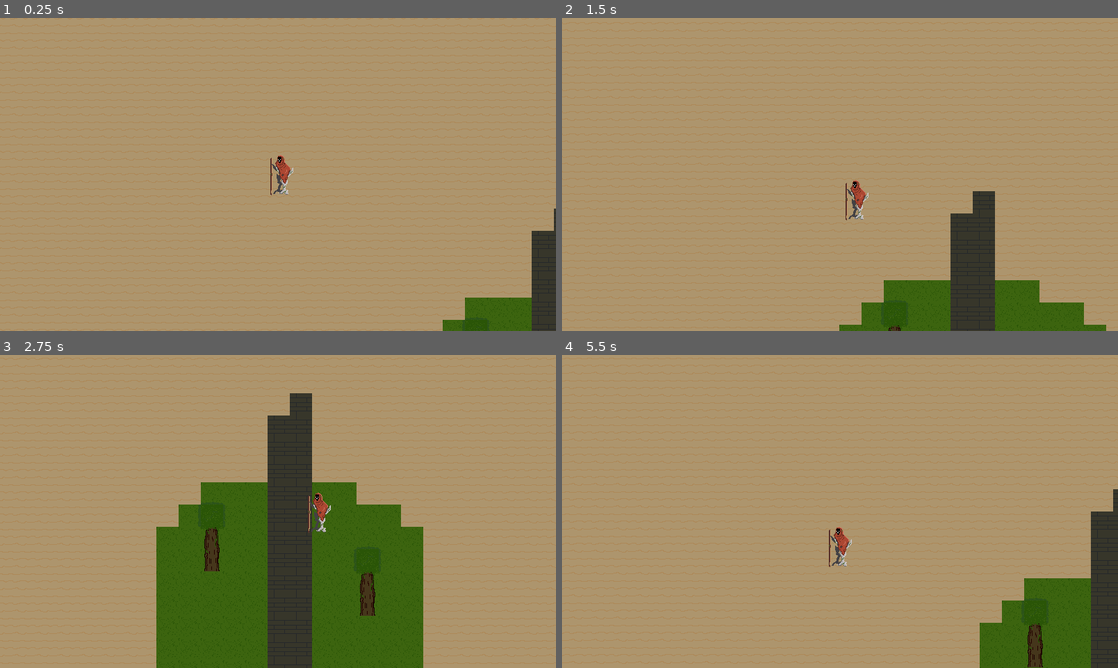
Above: before the commit, frames 1-4 (two rows, left to right).
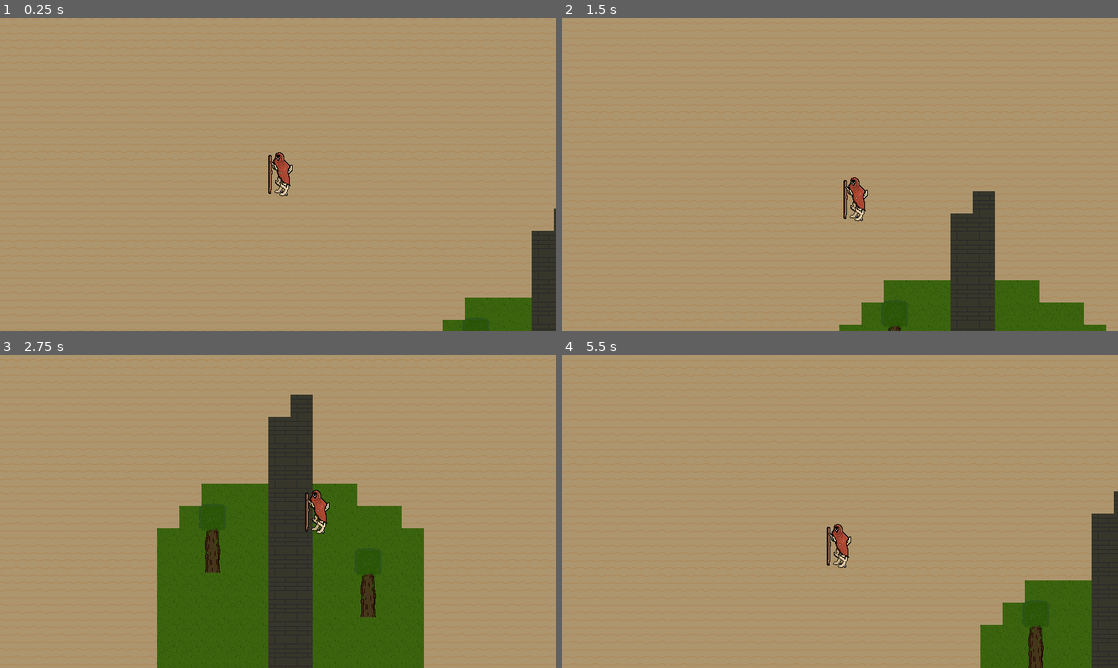
Above: after the commit, the same moments.

Repository: bean-jam/bean-jam-game-02
Game: Godot game, scene res://scenes/test_environment.tscn
The game is run twice, just before and just after one commit, with the same random seed, the same clock (stepped at 60 frames per second) and the same inputs. The project has no main scene, so this scene is started directly.
Inputs:
- Up to frame 1 (0.25 s): no input
- Up to frame 2 (1.5 s): tap Enter at 0.5 s; hold D (move_right) 0.53-1.28 s; hold S (move_down) from 1.28 s (still down)
- Up to frame 3 (2.75 s): release S (move_down) at 2.03 s; hold D (move_right) from 2.03 s (still down)
- Up to frame 4 (5.5 s): release D (move_right) at 2.78 s; hold W (move_up) 2.78-3.53 s; hold A (move_left) 3.53-5.03 s; hold S (move_down) from 5.03 s (still down)

The runs differ from the first frame. In frame 1, 0.3% of the frame differs, in the area x 48-53%, y 42-57%; in frame 2, 0.3%; in frame 3, 1.3%, in the area x 28-77%, y 12-100%; in frame 4, 0.8%.

Commit message:
Add idle player animation

Diff:
--- a/scenes/player.tscn
+++ b/scenes/player.tscn
@@ -1,17 +1,131 @@
-[gd_scene load_steps=4 format=3 uid="uid://tlcwbicp8jm0"]
+[gd_scene load_steps=20 format=3 uid="uid://tlcwbicp8jm0"]
 
 [ext_resource type="Script" uid="uid://cwrg0vuxfwwes" path="res://scripts/player.gd" id="1_g2els"]
-[ext_resource type="Texture2D" uid="uid://b0k2gbqh2h8dj" path="res://assets/BEANBOT.png" id="2_g2els"]
+[ext_resource type="Texture2D" uid="uid://buabiodeehaou" path="res://scenes/Sprite-0002-Sheet.png" id="2_g2els"]
+
+[sub_resource type="AtlasTexture" id="AtlasTexture_qhqgy"]
+atlas = ExtResource("2_g2els")
+region = Rect2(0, 0, 128, 128)
+
+[sub_resource type="AtlasTexture" id="AtlasTexture_dqkch"]
+atlas = ExtResource("2_g2els")
+region = Rect2(128, 0, 128, 128)
+
+[sub_resource type="AtlasTexture" id="AtlasTexture_qlg0r"]
+atlas = ExtResource("2_g2els")
+region = Rect2(256, 0, 128, 128)
+
+[sub_resource type="AtlasTexture" id="AtlasTexture_tuyoq"]
+atlas = ExtResource("2_g2els")
+region = Rect2(384, 0, 128, 128)
+
+[sub_resource type="AtlasTexture" id="AtlasTexture_fjrip"]
+atlas = ExtResource("2_g2els")
+region = Rect2(512, 0, 128, 128)
+
+[sub_resource type="AtlasTexture" id="AtlasTexture_smehm"]
+atlas = ExtResource("2_g2els")
+region = Rect2(640, 0, 128, 128)
+
+[sub_resource type="AtlasTexture" id="AtlasTexture_ur7pv"]
+atlas = ExtResource("2_g2els")
+region = Rect2(768, 0, 128, 128)
+
+[sub_resource type="AtlasTexture" id="AtlasTexture_y4r1p"]
+atlas = ExtResource("2_g2els")
+region = Rect2(896, 0, 128, 128)
+
+[sub_resource type="AtlasTexture" id="AtlasTexture_d2wvv"]
+atlas = ExtResource("2_g2els")
+region = Rect2(1024, 0, 128, 128)
+
+[sub_resource type="AtlasTexture" id="AtlasTexture_3v2ag"]
+atlas = ExtResource("2_g2els")
+region = Rect2(1152, 0, 128, 128)
+
+[sub_resource type="AtlasTexture" id="AtlasTexture_jej6c"]
+atlas = ExtResource("2_g2els")
+region = Rect2(1280, 0, 128, 128)
+
+[sub_resource type="AtlasTexture" id="AtlasTexture_f1ej7"]
+atlas = ExtResource("2_g2els")
+region = Rect2(1408, 0, 128, 128)
+
+[sub_resource type="AtlasTexture" id="AtlasTexture_oprun"]
+atlas = ExtResource("2_g2els")
+region = Rect2(1536, 0, 128, 128)
+
+[sub_resource type="AtlasTexture" id="AtlasTexture_a8ls1"]
+atlas = ExtResource("2_g2els")
+region = Rect2(1664, 0, 128, 128)
+
+[sub_resource type="AtlasTexture" id="AtlasTexture_qfm1y"]
+atlas = ExtResource("2_g2els")
+region = Rect2(1792, 0, 128, 128)
+
+[sub_resource type="SpriteFrames" id="SpriteFrames_fulsm"]
+animations = [{
+"frames": [{
+"duration": 1.0,
+"texture": SubResource("AtlasTexture_qhqgy")
+}, {
+"duration": 1.0,
+"texture": SubResource("AtlasTexture_dqkch")
+}, {
+"duration": 1.0,
+"texture": SubResource("AtlasTexture_qlg0r")
+}, {
+"duration": 1.0,
+"texture": SubResource("AtlasTexture_tuyoq")
+}, {
+"duration": 1.0,
+"texture": SubResource("AtlasTexture_fjrip")
+}, {
+"duration": 1.0,
+"texture": SubResource("AtlasTexture_smehm")
+}, {
+"duration": 1.0,
+"texture": SubResource("AtlasTexture_ur7pv")
+}, {
+"duration": 1.0,
+"texture": SubResource("AtlasTexture_y4r1p")
+}, {
+"duration": 1.0,
+"texture": SubResource("AtlasTexture_d2wvv")
+}, {
+"duration": 1.0,
+"texture": SubResource("AtlasTexture_3v2ag")
+}, {
+"duration": 1.0,
+"texture": SubResource("AtlasTexture_jej6c")
+}, {
+"duration": 1.0,
+"texture": SubResource("AtlasTexture_f1ej7")
+}, {
+"duration": 1.0,
+"texture": SubResource("AtlasTexture_oprun")
+}, {
+"duration": 1.0,
+"texture": SubResource("AtlasTexture_a8ls1")
+}, {
+"duration": 1.0,
+"texture": SubResource("AtlasTexture_qfm1y")
+}],
+"loop": true,
+"name": &"default",
+"speed": 15.0
+}]
 
 [sub_resource type="CircleShape2D" id="CircleShape2D_g2els"]
-radius = 19.235384
+radius = 22.022715
 
 [node name="Player" type="CharacterBody2D"]
 motion_mode = 1
 script = ExtResource("1_g2els")
 
-[node name="Sprite2D" type="Sprite2D" parent="."]
-texture = ExtResource("2_g2els")
+[node name="AnimatedSprite2D" type="AnimatedSprite2D" parent="."]
+sprite_frames = SubResource("SpriteFrames_fulsm")
+frame_progress = 0.7667361
 
 [node name="CollisionShape2D" type="CollisionShape2D" parent="."]
 position = Vector2(-1, 1)
Binary file added: scenes/Sprite-0002-Sheet.png
Not shown, added: scenes/Sprite-0002-Sheet.png.import
